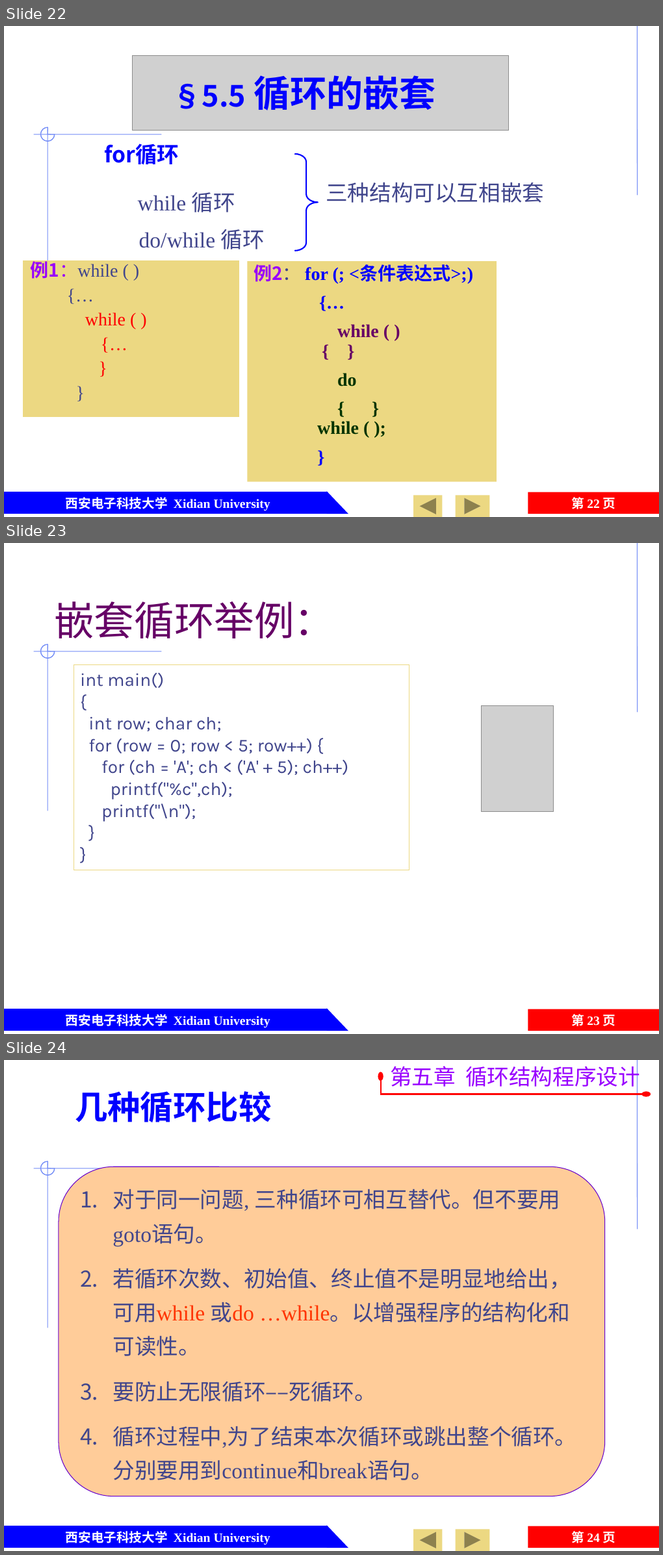
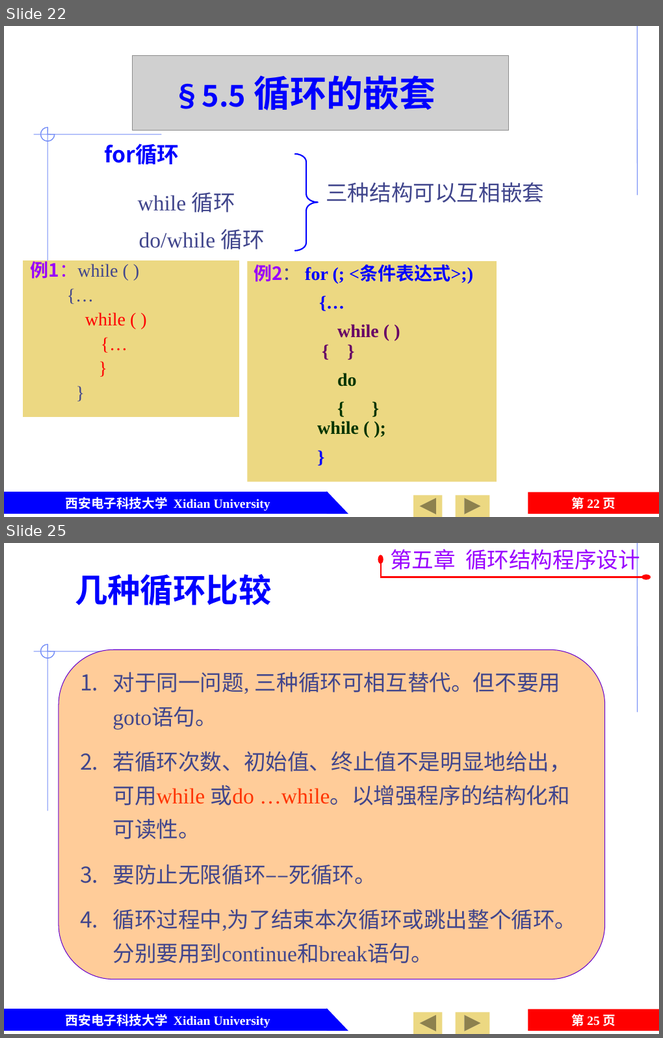
Before and after one commit to jtrfid/C-Repositories, a slide deck: 2015备课/课件/第5章 循环结构程序设计.pptx. Shown one above the other, each under a label of ours: slides 22, 23 and 24 before the commit, slides 22 and 25 after it; the slides between them are not shown. The pictures are 663x1555 and 663x1038 pixels, drawn with LibreOffice and Linux fonts; fonts in the diff are those of the drawing; grey boxes stand for pictures; background and template pictures are left out. Boxes give left, top, right and bottom in pixels: in the first picture for what was removed or moved away, otherwise in the second. Text is boxed around its words. In the diff, an @@ line names an element or a change of style, - is before the commit and + after.

```diff
--- a/2015备课/课件/第5章 循环结构程序设计.pptx
+++ b/2015备课/课件/第5章 循环结构程序设计.pptx
@@ slide 23 removed at <box>4,543,659,1034</box>, background #FFFFFF; not listed: 8 template elements that a slide beside it also shows @@
@@ title removed at <box>54,601,334,639</box> @@
-嵌套循环举例：
@@ rectangle removed at <box>74,665,409,870</box> @@
-int main()
-{
-int row; char ch;
-for (row = 0; row < 5; row++) {
-for (ch = 'A'; ch < ('A' + 5); ch++)
-printf("%c",ch);
-printf("\n");
-}
-}
@@ picture removed at <box>481,706,553,811</box> @@
@@ what was slide 24 is now slide 25 @@
@@ page number at <box>571,1014,616,1027</box>: text changed @@
-第 24 页
+第 25 页
```
Also in this commit, not shown: 2 slides added.
